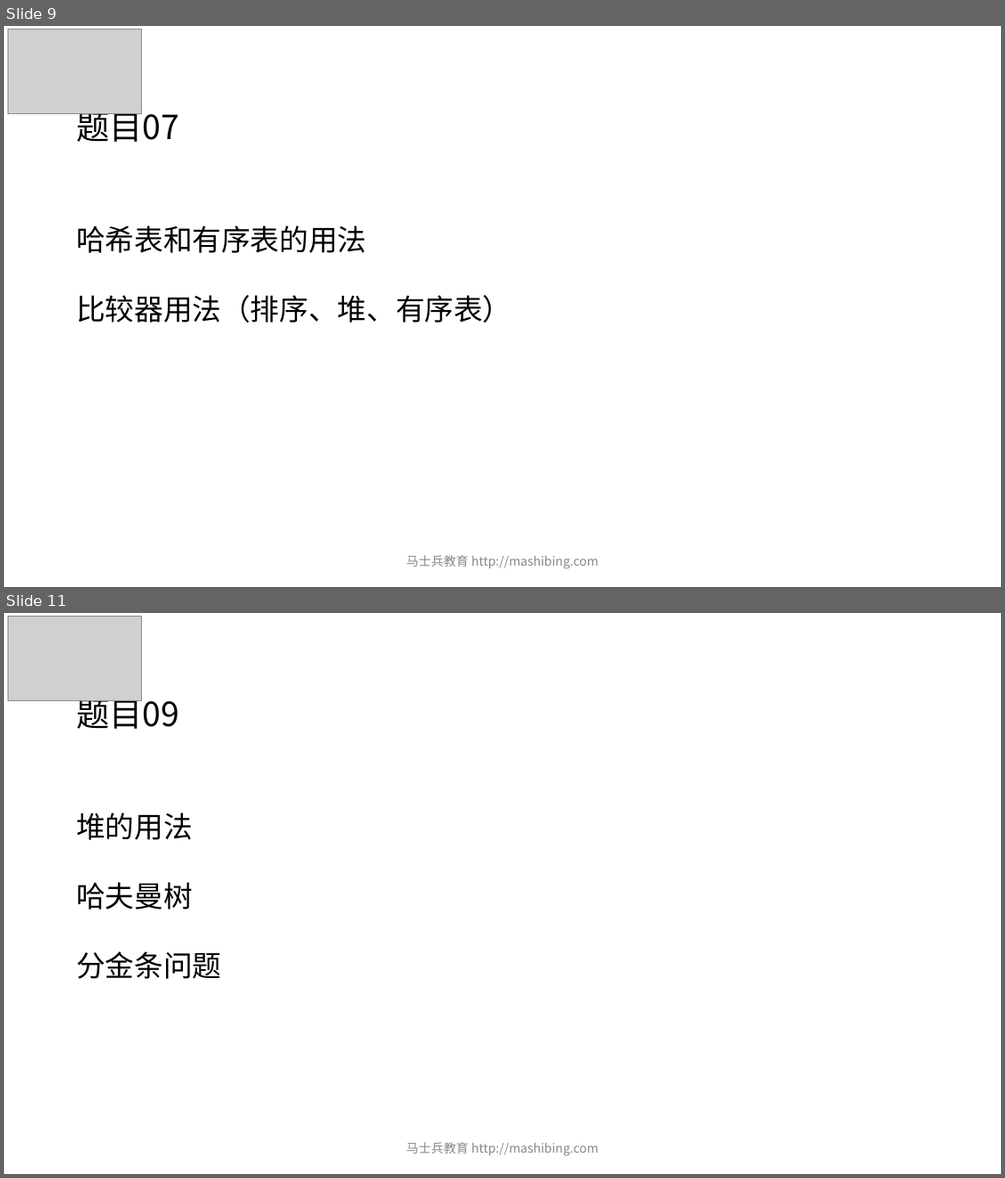
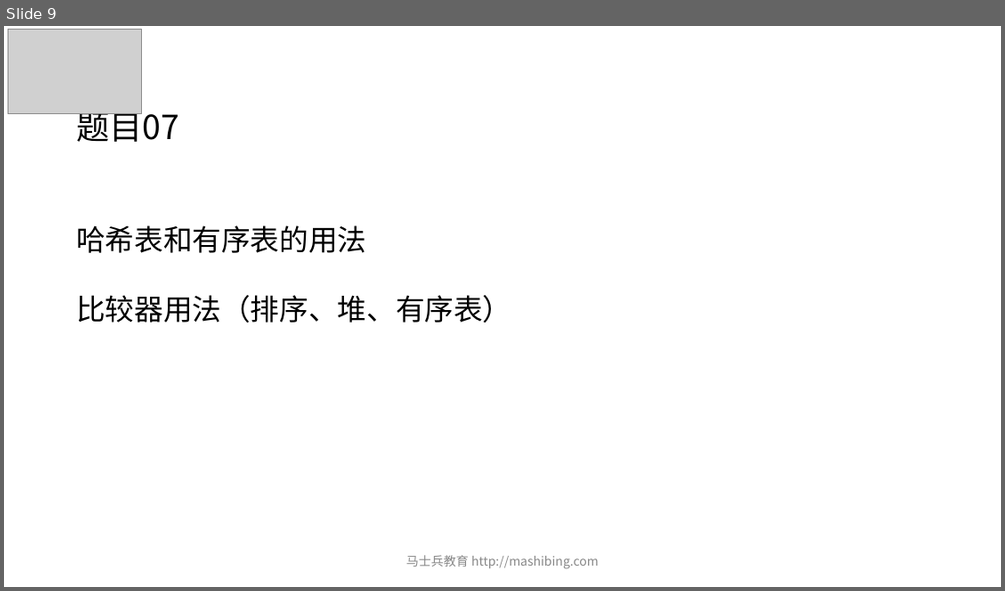
Before and after one commit to algorithmzuo/mca-algorithm-problems, a slide deck: 第03期/课堂ppt/powerpoint/第01节.pptx. Shown one above the other, each under a label of ours: slides 9 and 11 before the commit, slide 9 after it; the slides between them are not shown. The pictures are 1005x1178 and 1005x591 pixels, drawn with LibreOffice and Linux fonts; fonts in the diff are those of the drawing; grey boxes stand for pictures. Boxes give left, top, right and bottom in pixels: in the first picture for what was removed or moved away, otherwise in the second. Text is boxed around its words. In the diff, an @@ line names an element or a change of style, - is before the commit and + after.

```diff
--- a/第03期/课堂ppt/powerpoint/第01节.pptx
+++ b/第03期/课堂ppt/powerpoint/第01节.pptx
@@ slide 11 removed at box(4, 613, 1001, 1174), background #FFFFFF @@
@@ picture removed at box(8, 616, 142, 701) @@
@@ title removed at box(76, 692, 179, 729) @@
-题目09
@@ text removed at box(76, 812, 221, 979) @@
-堆的用法
-哈夫曼树
-分金条问题
@@ text removed at box(406, 1142, 599, 1156) @@
-马士兵教育 http://mashibing.com
```
Also in this commit, not shown: 1 other slide removed, 12 other files.
